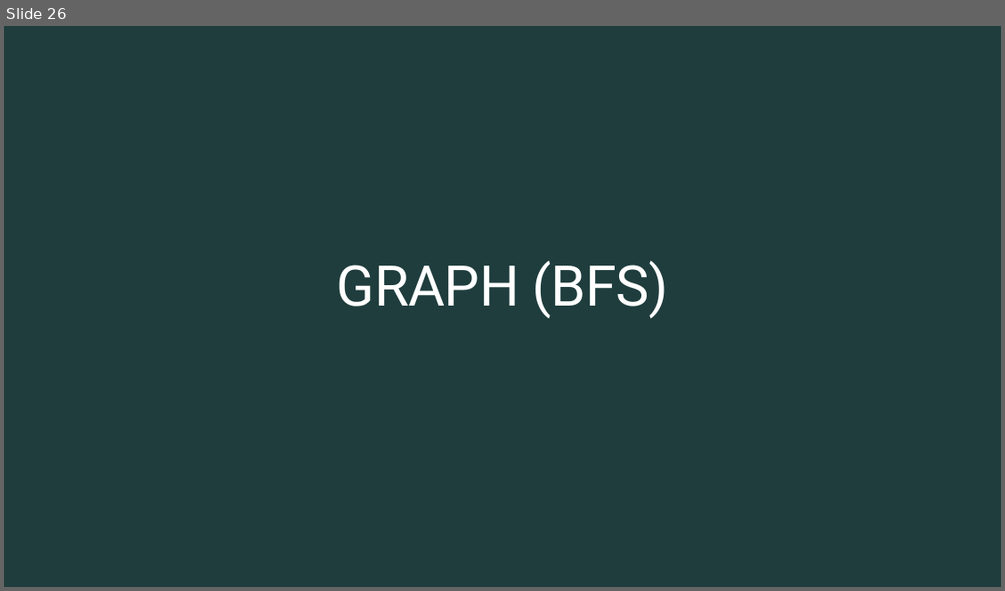
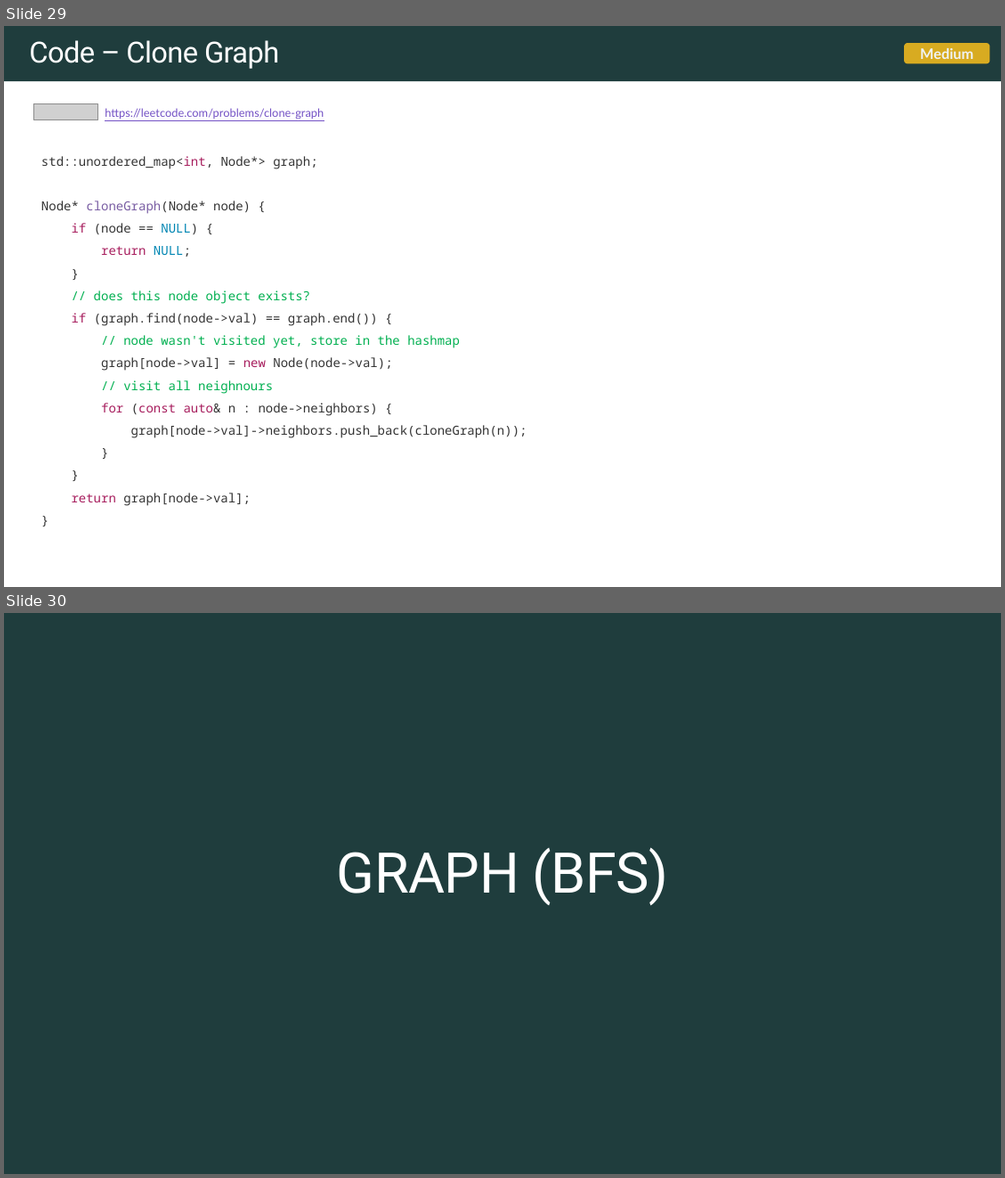
Before and after one commit to rfdavid/coding-interview-handbook-cpp, a slide deck: Algorithm and problem Solving Cheatsheet.pptm. Shown one above the other, each under a label of ours: slide 26 before the commit, slides 29 and 30 after it. The pictures are 1005x591 and 1005x1178 pixels, drawn with LibreOffice and Linux fonts; fonts in the diff are those of the drawing; grey boxes stand for pictures. Boxes give left, top, right and bottom in pixels: in the first picture for what was removed or moved away, otherwise in the second. Text is boxed around its words. In the diff, an @@ line names an element or a change of style, - is before the commit and + after.

```diff
--- a/Algorithm and problem Solving Cheatsheet.pptm
+++ b/Algorithm and problem Solving Cheatsheet.pptm
@@ slide 29 added at (4,26,1001,587), background #FFFFFF @@
@@ rectangle added at (4,26,1001,81), fill #1F3D3D @@
@@ text added at (29,40,279,69), 28 pt, text #FFFFFF @@
+Code – Clone Graph
@@ rounded rectangle added at (905,43,990,64), fill #E2B120 at 95% opacity, 14 pt, text #F0F3F3, bold @@
+Medium
@@ picture added at (34,103,97,120) @@
@@ text added at (105,108,324,119), 11 pt, text #7351C5, underline @@
+https://leetcode.com/problems/clone-graph
@@ text added at (41,156,527,506), 12 pt, text #333333 @@
+std::unordered_map<int, Node*> graph;
+Node* cloneGraph(Node* node) {
+if (node == NULL) {
+return NULL;
+}
+// does this node object exists?
+if (graph.find(node->val) == graph.end()) {
+// node wasn't visited yet, store in the hashmap
+graph[node->val] = new Node(node->val);
+// visit all neighnours
+for (const auto& n : node->neighbors) {
+graph[node->val]->neighbors.push_back(cloneGraph(n));
+}
+}
+return graph[node->val];
+}
@@ what was slide 26 is now slide 30 @@
```
Also in this commit, not shown: 4 slides changed, 4 other slides added, 11 other files.
